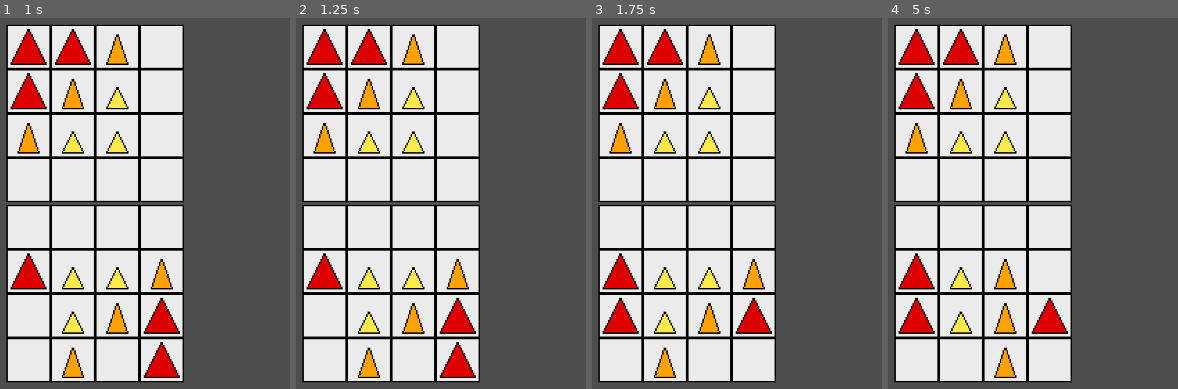
Above: before the commit, frames 1-4 (left to right).
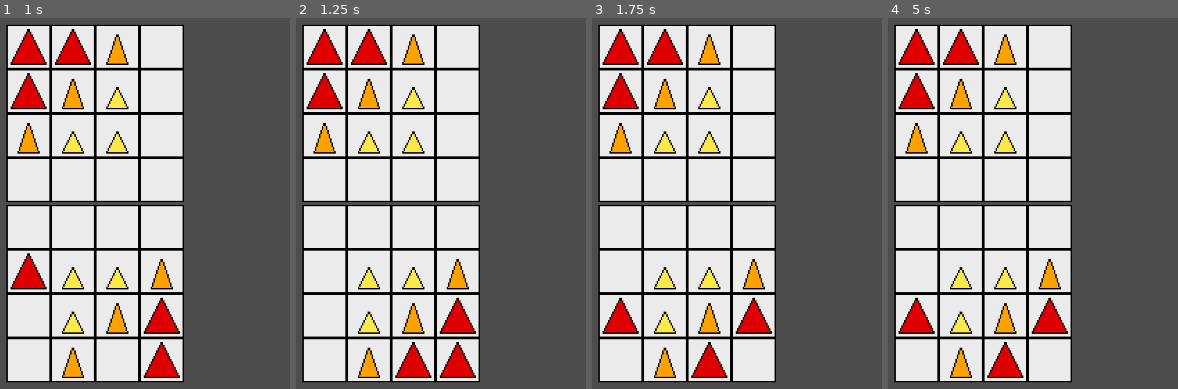
Above: after the commit, the same moments.

Repository: Lorenzo603/martian-chess
Game: Godot game, scene res://main.tscn
The game is run twice, just before and just after one commit, with the same random seed, the same clock (stepped at 60 frames per second) and the same inputs.
Inputs (mouse positions are in pixels of both pictures, inside the frame that each line leads up to):
- Up to frame 1 (1 s): tap Enter at 0.5 s; drag from (116, 359) to (29, 270) at 0.52 s
- Up to frame 2 (1.25 s): no input
- Up to frame 3 (1.75 s): drag from (754, 359) to (621, 314) at 1.27 s
- Up to frame 4 (5 s): tap Space at 2 s; move the mouse to (1050, 314) at 2.02 s; click (1050, 314) at 2.17 s; tap Enter at 2.75 s; drag from (960, 359) to (1004, 270) at 2.77 s; drag from (1004, 314) to (1160, 184) at 3.52 s; drag from (1050, 270) to (1004, 359) at 4.27 s

Frame 1 is identical in both runs. In frame 2, 1.4% of the frame differs, in the area x 3-47%, y 63-98%; in frame 3, 1.4%; in frame 4, 2.4%, in the area x 3-60%, y 63-98%.

Commit message:
adding skeleton of piece movement rules

Diff:
--- a/Board.gd
+++ b/Board.gd
@@ -1,7 +1,71 @@
 extends Node
 
-var board_state
+const MAX_PLAYERS = 2
 
-func is_move_valid():
+var player_turn = 1
 
-	return true
+var board_state = [
+	["B", "B", "M", ""],
+	["B", "M", "S", ""],
+	["M", "S", "S", ""],
+	["", "", "", ""],
+
+	["", "", "", ""],
+	["", "S", "S", "M"],
+	["", "S", "M", "B"],
+	["", "M", "B", "B"],
+]
+
+
+func is_move_valid(starting_tile_x, starting_tile_y, destination_tile_x, destination_tile_y):
+	print_debug(str(starting_tile_x) + "," + str(starting_tile_y) + "[" + board_state[starting_tile_x][starting_tile_y] + "]" +
+		" --> " + str(destination_tile_x) + "," + str(destination_tile_y) + "[" + board_state[destination_tile_x][destination_tile_y] + "]")
+
+	# cannot move piece to same position
+	if starting_tile_x == destination_tile_x and starting_tile_y == destination_tile_y:
+		return false
+
+	# cannot capture own piece
+	# TODO: Exception for when promoting
+	if (destination_tile_x > 3 and player_turn == 1 and board_state[destination_tile_x][destination_tile_y] != "") \
+		or (destination_tile_x <= 3 and player_turn == 2 and board_state[destination_tile_x][destination_tile_y] != ""):
+		return false
+
+	var current_piece_type = board_state[starting_tile_x][starting_tile_y]
+	var is_movement_valid = _is_piece_movement_valid(current_piece_type, starting_tile_x, starting_tile_y, destination_tile_x, destination_tile_y)
+	print_debug("is_movement_valid: " + str(is_movement_valid))
+	if is_movement_valid:
+		board_state[starting_tile_x][starting_tile_y] = ""
+		board_state[destination_tile_x][destination_tile_y] = current_piece_type
+	return is_movement_valid
+
+func _is_piece_movement_valid(current_piece_type, starting_tile_x, starting_tile_y, destination_tile_x, destination_tile_y):
+	match current_piece_type:
+		"S":
+			return (destination_tile_x == starting_tile_x + 1 and destination_tile_y == starting_tile_y + 1) \
+				or (destination_tile_x == starting_tile_x - 1 and destination_tile_y == starting_tile_y - 1) \
+				or (destination_tile_x == starting_tile_x + 1 and destination_tile_y == starting_tile_y - 1) \
+				or (destination_tile_x == starting_tile_x - 1 and destination_tile_y == starting_tile_y + 1)
+		"M":
+			return ((destination_tile_x == starting_tile_x + 1 or (destination_tile_x == starting_tile_x + 2 and board_state[starting_tile_x + 1][starting_tile_y] == "")) and destination_tile_y == starting_tile_y) \
+				or ((destination_tile_x == starting_tile_x - 1 or (destination_tile_x == starting_tile_x - 2 and board_state[starting_tile_x - 1][starting_tile_y] == "")) and destination_tile_y == starting_tile_y) \
+				or ((destination_tile_y == starting_tile_y + 1 or (destination_tile_y == starting_tile_y + 2 and board_state[starting_tile_x][starting_tile_y + 1] == "")) and destination_tile_x == starting_tile_x) \
+				or ((destination_tile_y == starting_tile_y - 1 or (destination_tile_y == starting_tile_y - 2 and board_state[starting_tile_x][starting_tile_y - 1] == "")) and destination_tile_x == starting_tile_x)
+		"B":
+			if abs(starting_tile_x - destination_tile_x) == abs(starting_tile_y - destination_tile_y):
+				for i in range(min(starting_tile_x, destination_tile_x) + 1, max(starting_tile_x, destination_tile_x)):
+					for j in range(min(starting_tile_y, destination_tile_y) + 1, max(starting_tile_y, destination_tile_y)):
+						if board_state[i][j] != "":
+							return false
+			if starting_tile_x == destination_tile_x:
+				for i in range(min(starting_tile_y, destination_tile_y) + 1, max(starting_tile_y, destination_tile_y)):
+					if board_state[starting_tile_x][i] != "":
+						return false
+			if starting_tile_y == destination_tile_y:
+				for i in range(min(starting_tile_x, destination_tile_x) + 1, max(starting_tile_x, destination_tile_x)):
+					if board_state[i][starting_tile_y] != "":
+						return false
+
+			return true
+
+	return false
--- a/PieceBig.gd
+++ b/PieceBig.gd
@@ -2,11 +2,13 @@
 
 @onready var board = get_node("../Board")
 
-var canDrag = false
+var is_dragging = false
 var starting_position = self.global_position
+@export var starting_tile_x = 0
+@export var starting_tile_y = 0
 
 func _process(delta):
-	if canDrag:
+	if is_dragging:
 		#$".".global_position = lerp($".".global_position, get_global_mouse_position(), 10 * delta)
 		self.global_position = get_global_mouse_position()
 
@@ -14,10 +16,16 @@
 func _on_area_2d_input_event(viewport, event, shape_idx):
 	if event is InputEventMouseButton:
 		if event.button_index == MOUSE_BUTTON_LEFT and event.pressed:
-			canDrag = true
+			is_dragging = true
 			starting_position = self.global_position
+			# TODO: dragging sprite should always be on the top layer
+			# TODO: make pieces not draggable when not proper player turn
+
 		elif event.button_index == MOUSE_BUTTON_LEFT and event.is_released():
-			canDrag = false
+			if not is_dragging: # avoids triggering release on pieces in the destination tile
+				return
+
+			is_dragging = false
 			var has_moved_on_tile = $DragOverlapArea2D.has_overlapping_areas()
 			if not has_moved_on_tile:
 				self.global_position = starting_position
@@ -25,13 +33,19 @@
 
 			var overlapping_tile_area = $DragOverlapArea2D.get_overlapping_areas()[0]
 			var overlapping_tile = overlapping_tile_area.get_parent()
-			print_debug(str(overlapping_tile.get_meta("TileCoordX")) + "," + str(overlapping_tile.get_meta("TileCoordY")))
 
-			var is_move_valid = board.is_move_valid()
+			var destination_tile_x = overlapping_tile.get_meta("TileCoordX")
+			var destination_tile_y = overlapping_tile.get_meta("TileCoordY")
+
+
+			var is_move_valid = board.is_move_valid(starting_tile_x, starting_tile_y,
+				destination_tile_x, destination_tile_y
+			)
 			if not is_move_valid:
 				self.global_position = starting_position
 				return
 
-			# TODO update board state
 			var clamp_position = overlapping_tile.get_node("PieceClampPosition").global_position
 			self.global_position = clamp_position
+			self.starting_tile_x = destination_tile_x
+			self.starting_tile_y = destination_tile_y
--- a/main.tscn
+++ b/main.tscn
@@ -14,246 +14,254 @@
 [node name="Tile" parent="Board" instance=ExtResource("1_8shwo")]
 position = Vector2(282, 576)
 scale = Vector2(2, 2)
-metadata/TileCoordX = 1
-metadata/TileCoordY = 1
+metadata/TileCoordX = 7
 
 [node name="Tile2" parent="Board" instance=ExtResource("1_8shwo")]
 position = Vector2(346, 576)
 scale = Vector2(2, 2)
-metadata/TileCoordX = 2
+metadata/TileCoordX = 7
 metadata/TileCoordY = 1
 
 [node name="Tile3" parent="Board" instance=ExtResource("1_8shwo")]
 position = Vector2(410, 576)
 scale = Vector2(2, 2)
-metadata/TileCoordX = 3
-metadata/TileCoordY = 1
+metadata/TileCoordX = 7
+metadata/TileCoordY = 2
 
 [node name="Tile4" parent="Board" instance=ExtResource("1_8shwo")]
 position = Vector2(474, 576)
 scale = Vector2(2, 2)
-metadata/TileCoordX = 4
-metadata/TileCoordY = 1
+metadata/TileCoordX = 7
+metadata/TileCoordY = 3
 
 [node name="Tile5" parent="Board" instance=ExtResource("1_8shwo")]
 position = Vector2(282, 512)
 scale = Vector2(2, 2)
-metadata/TileCoordX = 1
-metadata/TileCoordY = 2
+metadata/TileCoordX = 6
 
 [node name="Tile6" parent="Board" instance=ExtResource("1_8shwo")]
 position = Vector2(346, 512)
 scale = Vector2(2, 2)
-metadata/TileCoordX = 2
-metadata/TileCoordY = 2
+metadata/TileCoordX = 6
+metadata/TileCoordY = 1
 
 [node name="Tile7" parent="Board" instance=ExtResource("1_8shwo")]
 position = Vector2(410, 512)
 scale = Vector2(2, 2)
-metadata/TileCoordX = 3
+metadata/TileCoordX = 6
 metadata/TileCoordY = 2
 
 [node name="Tile8" parent="Board" instance=ExtResource("1_8shwo")]
 position = Vector2(474, 512)
 scale = Vector2(2, 2)
-metadata/TileCoordX = 4
-metadata/TileCoordY = 2
+metadata/TileCoordX = 6
+metadata/TileCoordY = 3
 
 [node name="Tile9" parent="Board" instance=ExtResource("1_8shwo")]
 position = Vector2(282, 448)
 scale = Vector2(2, 2)
-metadata/TileCoordX = 1
-metadata/TileCoordY = 3
+metadata/TileCoordX = 5
 
 [node name="Tile10" parent="Board" instance=ExtResource("1_8shwo")]
 position = Vector2(346, 448)
 scale = Vector2(2, 2)
-metadata/TileCoordX = 2
-metadata/TileCoordY = 3
+metadata/TileCoordX = 5
+metadata/TileCoordY = 1
 
 [node name="Tile11" parent="Board" instance=ExtResource("1_8shwo")]
 position = Vector2(410, 448)
 scale = Vector2(2, 2)
-metadata/TileCoordX = 3
-metadata/TileCoordY = 3
+metadata/TileCoordX = 5
+metadata/TileCoordY = 2
 
 [node name="Tile12" parent="Board" instance=ExtResource("1_8shwo")]
 position = Vector2(474, 448)
 scale = Vector2(2, 2)
-metadata/TileCoordX = 4
+metadata/TileCoordX = 5
 metadata/TileCoordY = 3
 
 [node name="Tile13" parent="Board" instance=ExtResource("1_8shwo")]
 position = Vector2(282, 384)
 scale = Vector2(2, 2)
-metadata/TileCoordX = 1
-metadata/TileCoordY = 4
+metadata/TileCoordX = 4
 
 [node name="Tile14" parent="Board" instance=ExtResource("1_8shwo")]
 position = Vector2(346, 384)
 scale = Vector2(2, 2)
-metadata/TileCoordX = 2
-metadata/TileCoordY = 4
+metadata/TileCoordX = 4
+metadata/TileCoordY = 1
 
 [node name="Tile15" parent="Board" instance=ExtResource("1_8shwo")]
 position = Vector2(410, 384)
 scale = Vector2(2, 2)
-metadata/TileCoordX = 3
-metadata/TileCoordY = 4
+metadata/TileCoordX = 4
+metadata/TileCoordY = 2
 
 [node name="Tile16" parent="Board" instance=ExtResource("1_8shwo")]
 position = Vector2(474, 384)
 scale = Vector2(2, 2)
 metadata/TileCoordX = 4
-metadata/TileCoordY = 4
+metadata/TileCoordY = 3
 
 [node name="Tile17" parent="Board" instance=ExtResource("1_8shwo")]
 position = Vector2(282, 316)
 scale = Vector2(2, 2)
-metadata/TileCoordX = 1
-metadata/TileCoordY = 5
+metadata/TileCoordX = 3
 
 [node name="Tile18" parent="Board" instance=ExtResource("1_8shwo")]
 position = Vector2(346, 316)
 scale = Vector2(2, 2)
-metadata/TileCoordX = 2
-metadata/TileCoordY = 5
+metadata/TileCoordX = 3
+metadata/TileCoordY = 1
 
 [node name="Tile19" parent="Board" instance=ExtResource("1_8shwo")]
 position = Vector2(410, 316)
 scale = Vector2(2, 2)
 metadata/TileCoordX = 3
-metadata/TileCoordY = 5
+metadata/TileCoordY = 2
 
 [node name="Tile20" parent="Board" instance=ExtResource("1_8shwo")]
 position = Vector2(474, 316)
 scale = Vector2(2, 2)
-metadata/TileCoordX = 4
-metadata/TileCoordY = 5
+metadata/TileCoordX = 3
+metadata/TileCoordY = 3
 
 [node name="Tile21" parent="Board" instance=ExtResource("1_8shwo")]
 position = Vector2(282, 252)
 scale = Vector2(2, 2)
-metadata/TileCoordX = 1
-metadata/TileCoordY = 6
+metadata/TileCoordX = 2
 
 [node name="Tile22" parent="Board" instance=ExtResource("1_8shwo")]
 position = Vector2(346, 252)
 scale = Vector2(2, 2)
 metadata/TileCoordX = 2
-metadata/TileCoordY = 6
+metadata/TileCoordY = 1
 
 [node name="Tile23" parent="Board" instance=ExtResource("1_8shwo")]
 position = Vector2(410, 252)
 scale = Vector2(2, 2)
-metadata/TileCoordX = 3
-metadata/TileCoordY = 6
+metadata/TileCoordX = 2
+metadata/TileCoordY = 2
 
 [node name="Tile24" parent="Board" instance=ExtResource("1_8shwo")]
 position = Vector2(474, 252)
 scale = Vector2(2, 2)
-metadata/TileCoordX = 4
-metadata/TileCoordY = 6
+metadata/TileCoordX = 2
+metadata/TileCoordY = 3
 
 [node name="Tile25" parent="Board" instance=ExtResource("1_8shwo")]
 position = Vector2(282, 188)
 scale = Vector2(2, 2)
 metadata/TileCoordX = 1
-metadata/TileCoordY = 7
 
 [node name="Tile26" parent="Board" instance=ExtResource("1_8shwo")]
 position = Vector2(346, 188)
 scale = Vector2(2, 2)
-metadata/TileCoordX = 2
-metadata/TileCoordY = 7
+metadata/TileCoordX = 1
+metadata/TileCoordY = 1
 
 [node name="Tile27" parent="Board" instance=ExtResource("1_8shwo")]
 position = Vector2(410, 188)
 scale = Vector2(2, 2)
-metadata/TileCoordX = 3
-metadata/TileCoordY = 7
+metadata/TileCoordX = 1
+metadata/TileCoordY = 2
 
 [node name="Tile28" parent="Board" instance=ExtResource("1_8shwo")]
 position = Vector2(474, 188)
 scale = Vector2(2, 2)
-metadata/TileCoordX = 4
-metadata/TileCoordY = 7
+metadata/TileCoordX = 1
+metadata/TileCoordY = 3
 
 [node name="Tile29" parent="Board" instance=ExtResource("1_8shwo")]
 position = Vector2(282, 124)
 scale = Vector2(2, 2)
-metadata/TileCoordX = 1
-metadata/TileCoordY = 8
 
 [node name="Tile30" parent="Board" instance=ExtResource("1_8shwo")]
 position = Vector2(346, 124)
 scale = Vector2(2, 2)
-metadata/TileCoordX = 2
-metadata/TileCoordY = 8
+metadata/TileCoordY = 1
 
 [node name="Tile31" parent="Board" instance=ExtResource("1_8shwo")]
 position = Vector2(410, 124)
 scale = Vector2(2, 2)
-metadata/TileCoordX = 3
-metadata/TileCoordY = 8
+metadata/TileCoordY = 2
 
 [node name="Tile32" parent="Board" instance=ExtResource("1_8shwo")]
 position = Vector2(474, 124)
 scale = Vector2(2, 2)
-metadata/TileCoordX = 4
-metadata/TileCoordY = 8
+metadata/TileCoordY = 3
 
 [node name="PieceBig" parent="." instance=ExtResource("2_a7rm7")]
 z_index = 1
 position = Vector2(410, 576)
 scale = Vector2(2, 2)
+starting_tile_x = 7
+starting_tile_y = 2
 
 [node name="PieceBig2" parent="." instance=ExtResource("2_a7rm7")]
 z_index = 1
 position = Vector2(474, 576)
 scale = Vector2(2, 2)
+starting_tile_x = 7
+starting_tile_y = 3
 
 [node name="PieceBig3" parent="." instance=ExtResource("2_a7rm7")]
 z_index = 1
 position = Vector2(474, 512)
 scale = Vector2(2, 2)
+starting_tile_x = 6
+starting_tile_y = 3
 
 [node name="PieceMedium" parent="." instance=ExtResource("3_72c2s")]
 z_index = 1
 position = Vector2(346, 576)
 scale = Vector2(2, 2)
+starting_tile_x = 7
+starting_tile_y = 1
 
 [node name="PieceMedium2" parent="." instance=ExtResource("3_72c2s")]
 z_index = 1
 position = Vector2(410, 512)
 scale = Vector2(2, 2)
+starting_tile_x = 6
+starting_tile_y = 2
 
 [node name="PieceMedium3" parent="." instance=ExtResource("3_72c2s")]
 z_index = 1
 position = Vector2(474, 448)
 scale = Vector2(2, 2)
+starting_tile_x = 5
+starting_tile_y = 3
 
 [node name="PieceSmall" parent="." instance=ExtResource("4_bhcof")]
 position = Vector2(346, 512)
 scale = Vector2(2, 2)
+starting_tile_x = 6
+starting_tile_y = 1
 
 [node name="PieceSmall2" parent="." instance=ExtResource("4_bhcof")]
 position = Vector2(346, 448)
 scale = Vector2(2, 2)
+starting_tile_x = 5
+starting_tile_y = 1
 
 [node name="PieceSmall3" parent="." instance=ExtResource("4_bhcof")]
 position = Vector2(410, 448)
 scale = Vector2(2, 2)
+starting_tile_x = 5
+starting_tile_y = 2
 
 [node name="PieceBig4" parent="." instance=ExtResource("2_a7rm7")]
 z_index = 1
 position = Vector2(282, 188)
 scale = Vector2(2, 2)
+starting_tile_x = 1
 
 [node name="PieceBig5" parent="." instance=ExtResource("2_a7rm7")]
 z_index = 1
 position = Vector2(346, 124)
 scale = Vector2(2, 2)
+starting_tile_y = 1
 
 [node name="PieceBig6" parent="." instance=ExtResource("2_a7rm7")]
 z_index = 1
@@ -264,25 +272,35 @@
 z_index = 1
 position = Vector2(282, 252)
 scale = Vector2(2, 2)
+starting_tile_x = 2
 
 [node name="PieceMedium5" parent="." instance=ExtResource("3_72c2s")]
 z_index = 1
 position = Vector2(346, 188)
 scale = Vector2(2, 2)
+starting_tile_x = 1
+starting_tile_y = 1
 
 [node name="PieceMedium6" parent="." instance=ExtResource("3_72c2s")]
 z_index = 1
 position = Vector2(410, 124)
 scale = Vector2(2, 2)
+starting_tile_y = 2
 
 [node name="PieceSmall4" parent="." instance=ExtResource("4_bhcof")]
 position = Vector2(410, 252)
 scale = Vector2(2, 2)
+starting_tile_x = 2
+starting_tile_y = 2
 
 [node name="PieceSmall5" parent="." instance=ExtResource("4_bhcof")]
 position = Vector2(346, 252)
 scale = Vector2(2, 2)
+starting_tile_x = 2
+starting_tile_y = 1
 
 [node name="PieceSmall6" parent="." instance=ExtResource("4_bhcof")]
 position = Vector2(410, 188)
 scale = Vector2(2, 2)
+starting_tile_x = 1
+starting_tile_y = 2
